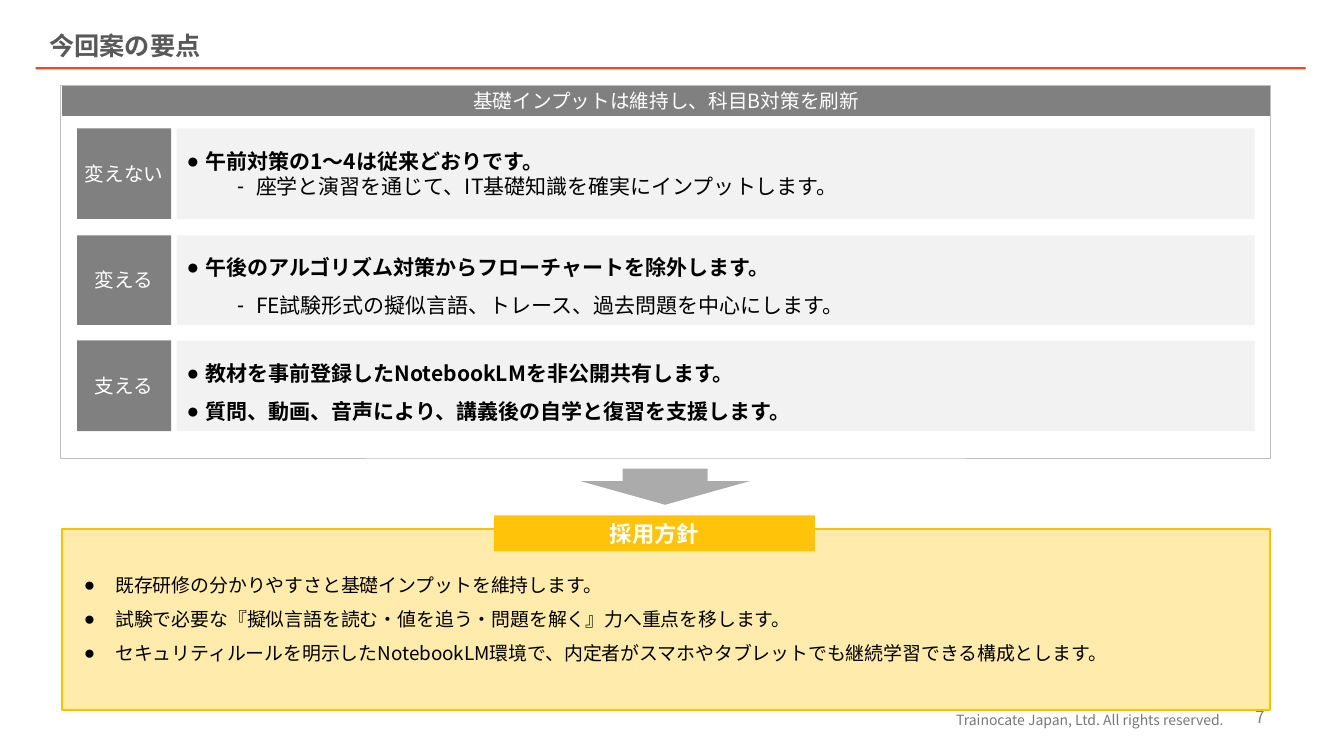
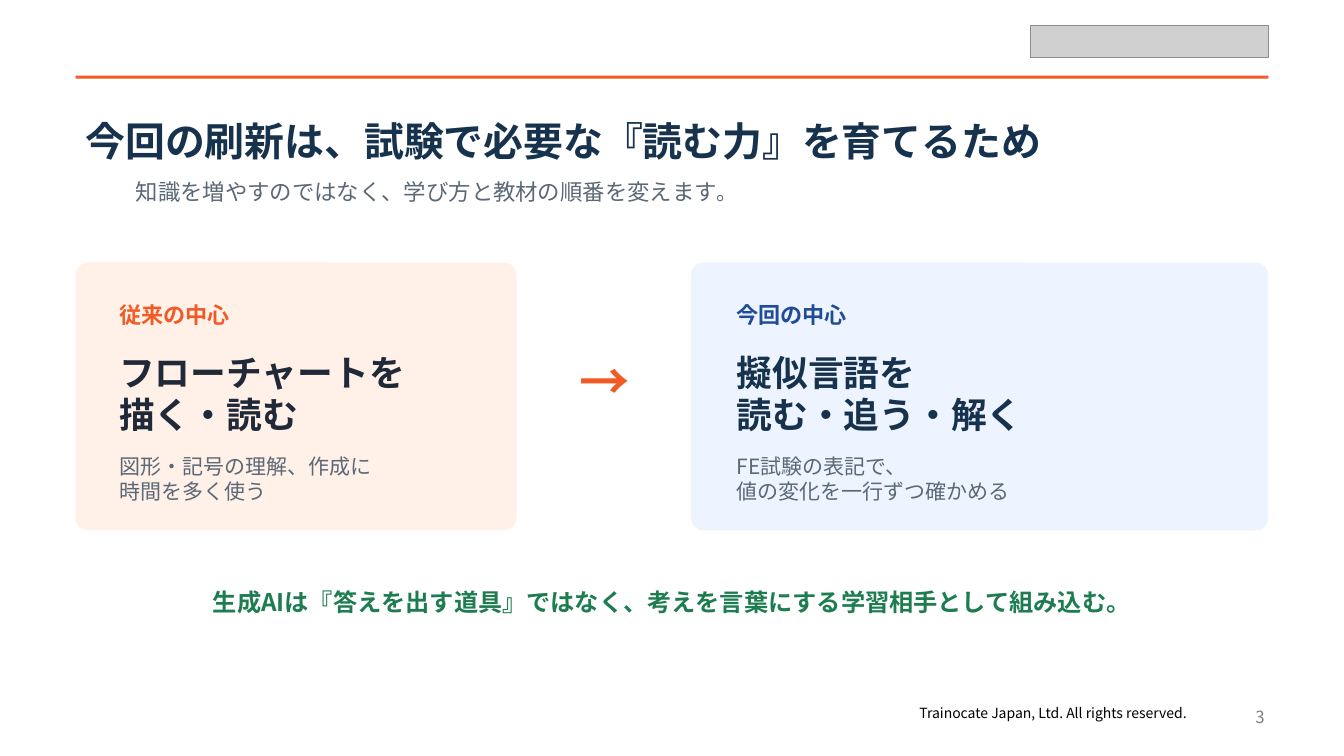
Before and after one commit to juyeongjung1/FETaisaku, a slide deck: slide 3 of output/pptx/NIT様_内定者研修_カリキュラム改訂ご提案.pptx (slide 7 before the commit). Drawn at 1344x756 pixels with LibreOffice and Linux fonts; fonts in the diff are those of the drawing; grey boxes stand for pictures; background and template pictures are left out. Boxes give left, top, right and bottom in pixels: in the first picture for what was removed or moved away, otherwise in the second. Text is boxed around its words. In the diff, an @@ line names an element or a change of style, - is before the commit and + after.

```diff
--- a/output/pptx/NIT様_内定者研修_カリキュラム改訂ご提案.pptx
+++ b/output/pptx/NIT様_内定者研修_カリキュラム改訂ご提案.pptx
@@ picture added at (1031,26,1269,57) @@
@@ text removed at (49,33,200,57) @@
-今回案の要点
@@ line removed from (35, 69) to (1306, 69) @@
@@ rectangle removed at (63,86,1270,116) @@
-基礎インプットは維持し、科目B対策を刷新
@@ rectangle: place and size @@
-rectangle at (60,86,1270,459)
+rectangle at (76,76,1268,79)
@@ rectangle at (76,76,1268,79): fill none to #F15A24; outline #BFBFBF 0.5 pt to none @@
@@ rectangle removed at (78,128,171,219) @@
-変えない
@@ text at (86,122,1042,160): text changed; size 13.5 to 28.5 pt; text colour #000000 to #17324D; bold on @@
-● 既存研修の分かりやすさと基礎インプットを維持します。
-● 試験で必要な『擬似言語を読む・値を追う・問題を解く』力へ重点を移します。
-● セキュリティルールを明示したNotebookLM環境で、内定者がスマホやタブレットでも継続学習できる構成とします。
+今回の刷新は、試験で必要な『読む力』を育てるため
@@ rectangle removed at (176,128,1254,219) @@
-● 午前対策の1〜4は従来どおりです。
-  – 座学と演習を通じて、IT基礎知識を確実にインプットします。
@@ text added at (136,181,738,202), 16 pt, text #5B6876 @@
+知識を増やすのではなく、学び方と教材の順番を変えます。
@@ rectangle removed at (78,235,171,325) @@
-変える
@@ rectangle removed at (176,236,1254,326) @@
-● 午後のアルゴリズム対策からフローチャートを除外します。
-  – FE試験形式の擬似言語、トレース、過去問題を中心にします。
@@ rounded rectangle added at (76,262,517,530), fill #FFF0E8 @@
@@ rounded rectangle added at (691,262,1268,530), fill #EDF4FF @@
@@ text added at (119,304,229,325), 15.8 pt, text #F15A24, bold @@
+従来の中心
@@ text added at (736,304,846,325), 15.8 pt, text #1F4B99, bold @@
+今回の中心
@@ rectangle removed at (78,341,171,432) @@
-支える
@@ text added at (119,357,405,431), 25.5 pt, text #1F2937, bold @@
+フローチャートを
+描く・読む
@@ rectangle removed at (176,341,1254,432) @@
-● 教材を事前登録したNotebookLMを非公開共有します。
-● 質問、動画、音声により、講義後の自学と復習を支援します。
@@ text added at (553,346,657,408), 36 pt, text #F15A24, bold @@
+→
@@ text added at (736,355,1022,431), 25.5 pt, text #17324D, bold @@
+擬似言語を
+読む・追う・解く
@@ text added at (119,456,371,501), 15 pt, text #5B6876 @@
+図形・記号の理解、作成に
+時間を多く使う
@@ right arrow removed at (581,469,750,505) @@
@@ text added at (737,456,1010,501), 15 pt, text #5B6876 @@
+FE試験の表記で、
+値の変化を一行ずつ確かめる
@@ rectangle removed at (63,529,1270,711) @@
@@ rectangle removed at (494,515,816,552) @@
-採用方針
@@ text added at (213,590,1130,614), 17.2 pt, text #1E7D50, bold @@
+生成AIは『答えを出す道具』ではなく、考えを言葉にする学習相手として組み込む。
@@ text "Trainocate Japan, Ltd. All rights ..." at (919,707,1187,722): text colour #797979 to #000000; alignment centre to left; vertical alignment middle to top @@
@@ page number at (1255,710,1264,723): text changed @@
-7
+3
```
Also in this commit, not shown: 4 other slides changed, 2 slides added, 1 slide removed, 3 other files.
